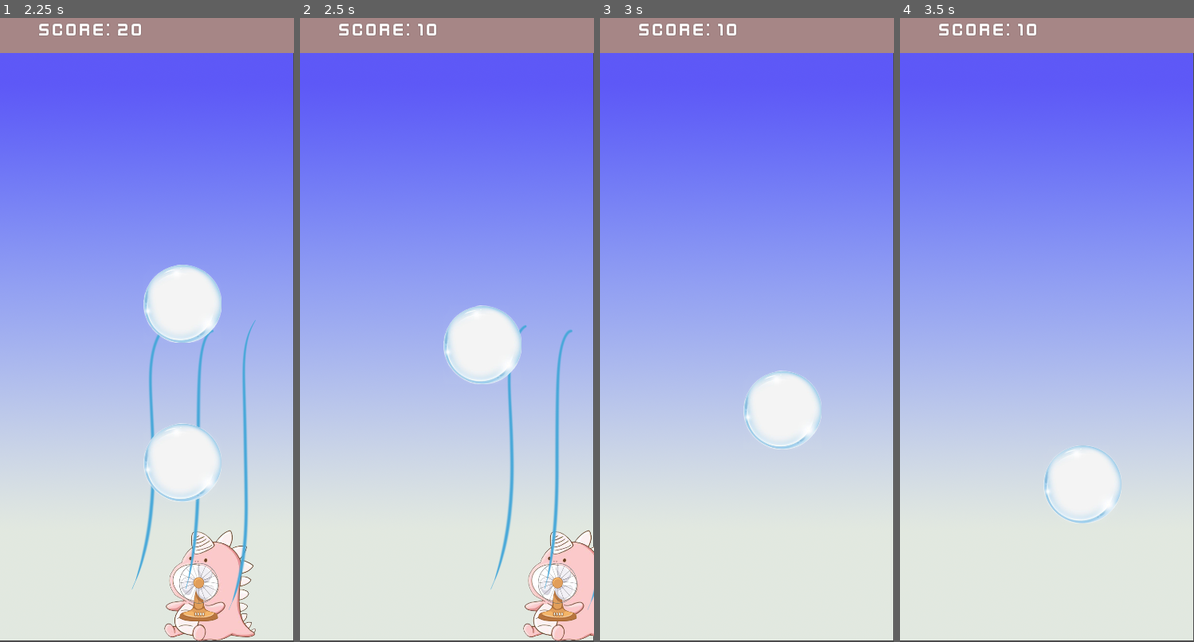
Above: before the commit, frames 1-4 (left to right).
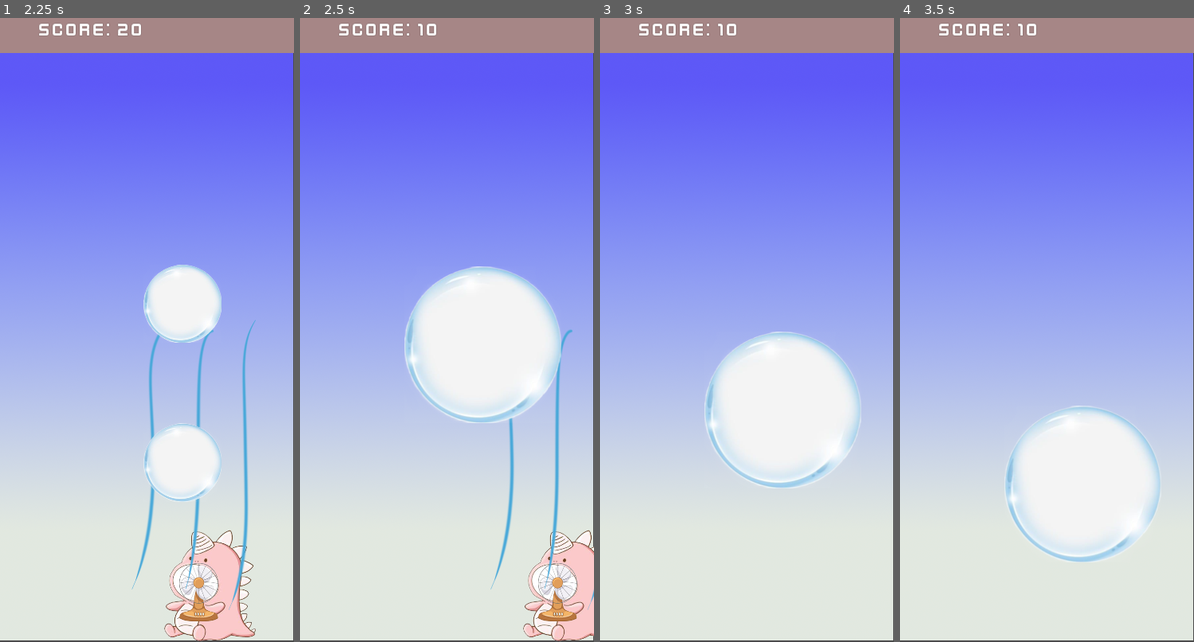
Above: after the commit, the same moments.

Repository: GGJ2024Team/GGJ2025Bubble
Game: Godot game, scene res://Game.tscn
The game is run twice, just before and just after one commit, with the same random seed, the same clock (stepped at 60 frames per second) and the same inputs.
Inputs:
- Up to frame 1 (2.25 s): hold D (move_right) 0.53-1.28 s; tap Q (gen_bubble) at 0.6, 1.35, 2.1 s; hold A (move_left) 1.28-2.03 s; hold D (move_right) from 2.03 s (still down)
- Up to frame 2 (2.5 s): keep holding D (move_right)
- Up to frame 3 (3 s): keep holding D (move_right); tap Q (gen_bubble) at 2.85 s
- Up to frame 4 (3.5 s): keep holding D (move_right)

Frame 1 is identical in both runs. In frame 2, 8.2% of the frame differs, in the area x 35-89%, y 39-65%; in frame 3, 7.2%; in frame 4, 4.9%.

Commit message:
[feature] bubble合并后变大

Diff:
--- a/Bubble.gd
+++ b/Bubble.gd
@@ -7,6 +7,11 @@
 var in_fan_range = false
 var bubble_strength = 1000
 var is_merged = false
+var scale_factor = 1
+
+onready var sprite = $AnimatedSprite
+onready var area2d = $Area2D
+onready var coll2d = $CollisionShape2D
 
 signal bubble_gen(score)
 signal bubble_die(score)
@@ -17,11 +22,17 @@
     connect("bubble_die", game, "update_score")
     emit_signal("bubble_gen", score)
     add_to_group("bubble")
+    sprite.scale = Vector2(1, 1)*scale_factor
+    if scale_factor > 4:
+        die()
 
 func _process(delta):
     var node_position = global_position
     if position.x < 0 or position.x > screen_size.x or position.y < 0 or position.y > screen_size.y:
         die()
+
+func bubble_scale(factor):
+    scale_factor = factor
 
 func die():
     emit_signal("bubble_die", -score)
@@ -45,17 +56,21 @@
             var force = direction * bubble_strength
             add_force(force, Vector2(0, -1))
 
+func can_merge(other_bubble):
+    return other_bubble.is_in_group("bubble") and not is_merged and not other_bubble.is_merged and scale_factor == other_bubble.scale_factor
+
 func merge_with(other_bubble):
     is_merged = true
     other_bubble.is_merged = true
     var new_position = (position + other_bubble.position) / 2
     var merged_bubble = load("res://Bubble.tscn").instance()
     merged_bubble.position = new_position
+    merged_bubble.bubble_scale(scale_factor*2)
     get_parent().add_child(merged_bubble)
     other_bubble.die()  # 销毁与其合并的气泡
     die()
 
 func _on_Area2D_area_entered(area):
     var obj = area.get_parent()
-    if obj.is_in_group("bubble") and not is_merged:
+    if can_merge(obj):
         merge_with(obj)
